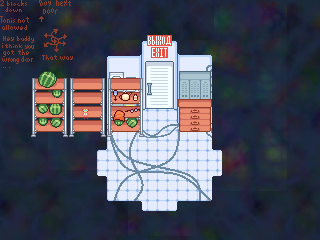
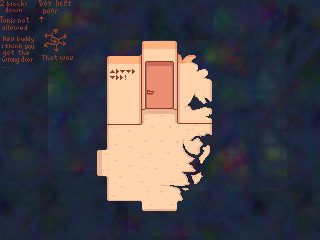
Before/after of a (320, 240) layered artwork. What changed in the layer stack:
hid "iteration 3" over [31, 66, 212, 137]
painted on "graffitis EN" over [110, 69, 135, 80]
hid "Layer 13" over [147, 35, 172, 58]
hid "room 3" over [97, 41, 222, 211]
showed "room destroyed" over [97, 41, 212, 211]
